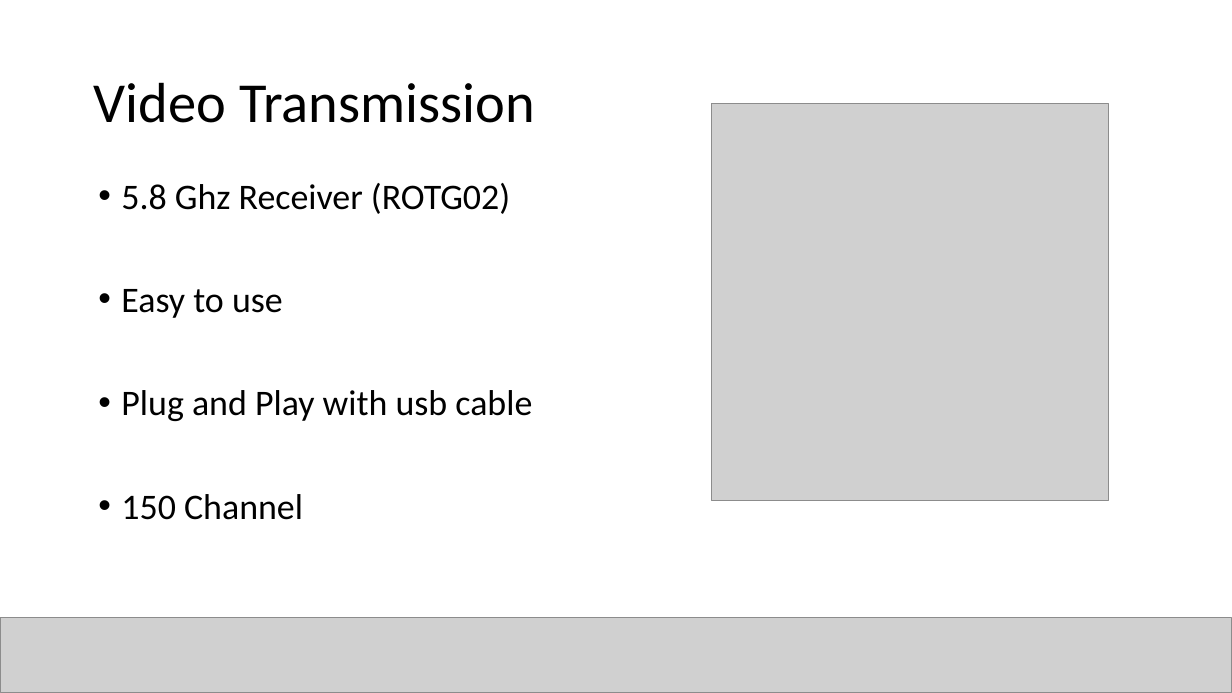
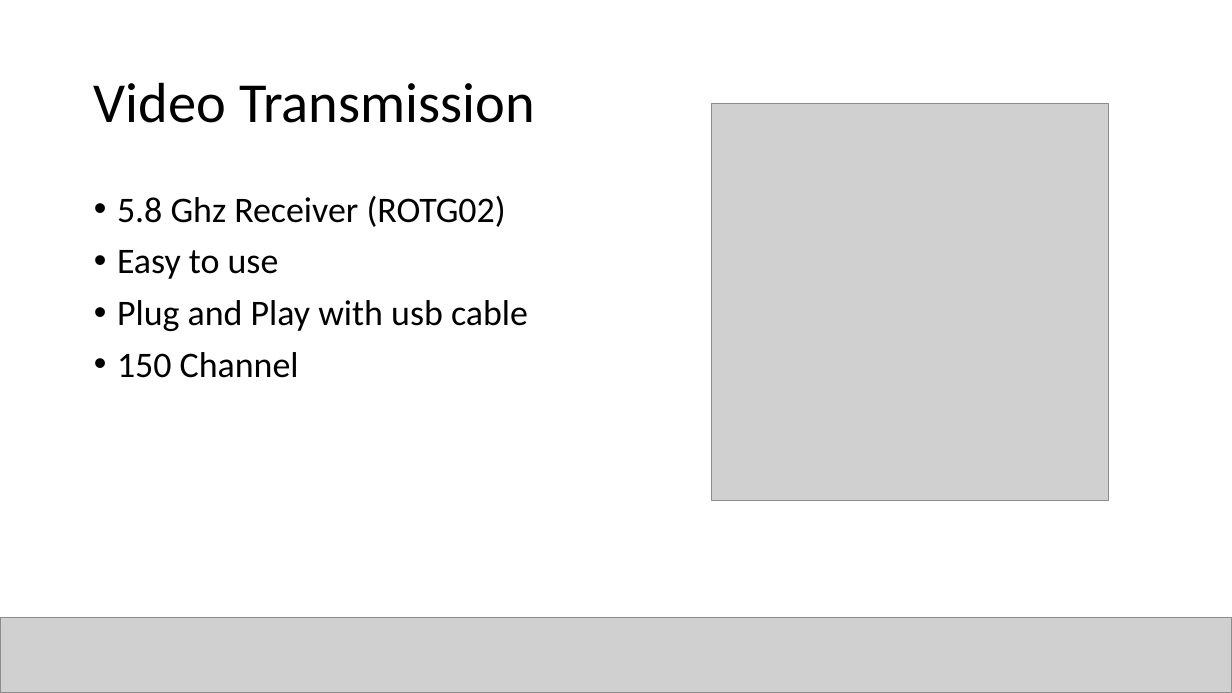
Before and after one commit to canerpotur/TROY-TECH, a slide deck: slide 4 of Troy Tech - Presentation/TROY - Kağan.pptx. Drawn at 1232x693 pixels with LibreOffice and Linux fonts; fonts in the diff are those of the drawing; grey boxes stand for pictures. Boxes give left, top, right and bottom in pixels: in the first picture for what was removed or moved away, otherwise in the second. Text is boxed around its words. In the diff, an @@ line names an element or a change of style, - is before the commit and + after.

```diff
--- a/Troy Tech - Presentation/TROY - Kağan.pptx
+++ b/Troy Tech - Presentation/TROY - Kağan.pptx
@@ text "5.8 Ghz Receiver (ROTG02)" rewrapped from bbox=[121, 183, 532, 520] to bbox=[117, 196, 528, 378] @@
```
Also in this commit, not shown: 4 other slides changed.
